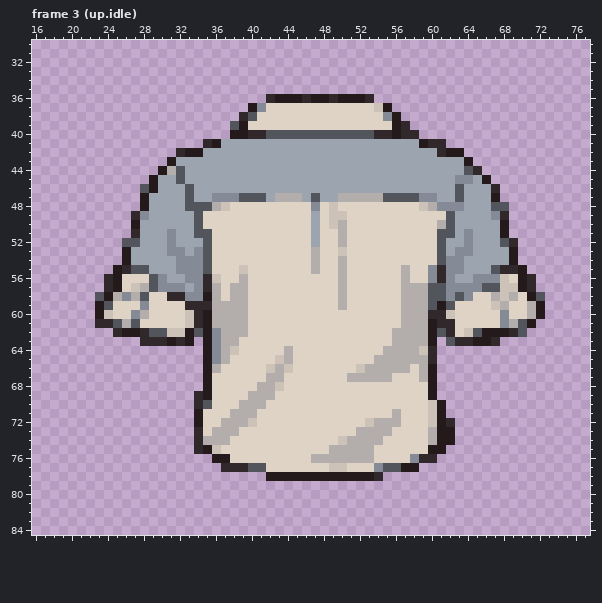
Edited in one commit: pixel-art file (assets/source/characters/player-r01/editable/top.shirt.aseprite). This is how it looked before the edit.
96x144 pixels, 4 frames. Colours within 5 levels of each other are drawn and written as one. Shown: frame 3 (up.idle): x 16..77, y 30..84. The commit also changed other frames, which this record leaves out.
After the commit:
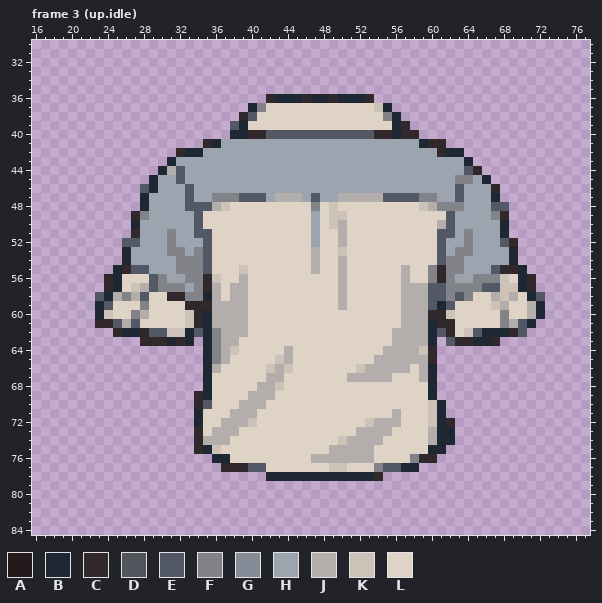
Palette (. is transparent): A #241a1c  B #1e2835  C #30282a  D #53555d  E #525866  F #828389  G #858b96  H #9ca4b0  J #b3adab  K #cdc2b8  L #dfd3c6
Changes in this commit:
--- frame 3 (up.idle)
@@ x 16..77 @@
 35 ..............................................................
-36 ..........................CAAACAACAAAC........................
-37 ........................AGLLLLLLLLLLLLKA......................
-38 .......................CDLLLLLLLLLLLLLLGA.....................
-39 ......................DALLLLLLLLLLLLLLLLAC....................
-40 ......................AACCDDDDDDDDDDDDCCACC...................
-41 ...................CAHHHHHHHHHHHHHHHHHHHHHHACC................
-42 ................CAAHHHHHHHHHHHHHHHHHHHHHHHHHHCAA..............
-43 ...............AHHHHHHHHHHHHHHHHHHHHHHHHHHHHHHHHA.............
-44 ..............AJDHHHHHHHHHHHHHHHHHHHHHHHHHHHHHHHDC............
-45 .............AHHDHHHHHHHHHHHHHHHHHHHHHHHHHHHHHHGGHA...........
-46 ............DAHHHDHHHHHHHHHHHHHHHHHHHHHHHHHHHHHDHHHC..........
-47 ............AHHHHDHHGGGDDDHJJJHDHHJJJJJDDDDGGHHDHHHA..........
-48 ............AHHHHDDDJKLLLLLLLLLGLKLLLLLLLLLKJGGGHHHDD.........
-49 ...........CGHHHHHDLLLLLLLLLLLLHLKKLLLLLLLLLLLDHHHHGC.........
-50 ...........AHHHHHHDLLLLLLLLLLLLHLKJLLLLLLLLLLJDHHHHHA.........
-51 ...........CHHHGHHDDLLLLLLLLLLLHLLJLLLLLLLLLLDDHGHHHA.........
-52 ..........DDHHHGHHHDLLLLLLLLLLLHLLJLLLLLLLLLLDHHGHHHDC........
-53 ..........AHHHHGGHGDLLLLLLLLLLLJLLKLLLLLLLLLLDHGGHHHHA........
-54 ..........AHHHHHGGGDLLLLLLLLLLLJLLJLLLLLLLLLLDGGHHHHHA........
-55 .........ACDDHHHGGGDLLLKLLLLLLLJLLJLLLLLLJLLGCGGHHHDCCA.......
-56 ........CALLLDGHHGGCKLLJLLLLLLLLLLJLLLLLLJLLGCGHHGGGKLAC......
-57 ........CALKJDGGGHGCJLJJLLLLLLLLLLJLLLLLLJJJDDGGGGDDKKAC......
-58 .......DAJGJDLLCCGGAJLJJLLLLLLLLLLJLLLLLLJJJDDGDGLLJKJLAD.....
-59 .......ADLLLGLLLLCCCJJJJLLLLLLLLLLJLLLLLLJJJDADLLLLKJLLJA.....
-60 .......AKLLGJLLLLKCAJJJJLLLLLLLLLLLLLLLLLJJJCCKLLLLLGLLJA.....
-61 .......CCDJDLLLLLKCAJJJJLLLLLLLLLLLLLLLLLJJJACCLLLLLGJDA......
-62 .........CAACDDKKADAGJJJLLLLLLLLLLLLLLLLJJJJADCLKDAAACD.......
-63 ............CCCACA.AGJJLLLLLLLLLLLLLLLLLJJJJA.DCCAAC..........
-64 ...................AGJKLLLLLJLLLLLLLLLLJJJJKC.................
-65 ...................AGJLLLLLKJLLLLLLLLLJJJJJJC.................
-66 ...................AJLLLLLKJKLLLLLLLKJJJJJLJA.................
-67 ...................ALLLLLLJJLLLLLLLJJJJJLLLJA.................
-68 ...................ALLLLLJJKLLLLLLLLLLLLLLLLA.................
-69 ..................CALLLLJJJLLLLLLLLLLLLLLLLLA.................
-70 ..................CDLLLJJJLLLLLLLLLLLLLLLLLLKA................
-71 ..................ALLLJJJLLLLLLLLLLLLLLLJLLLKA................
-72 ..................ALLJJJKLLLLLLLLLLLLKJJJLLLKAC...............
-73 ..................CLJJJLLLLLLLLLLLLLJJJJLLLLJAA...............
-74 ..................CJJJLLLLLLLLLLLLKJJJJLLLLLJAA...............
-75 ..................CAKLLLLLLLLLLLLJJJJJLLLLLLAA................
-76 ....................AALLLLLLLLLJJJJJJJLLLLGCC.................
-77 .....................CCCDDLLLLLLLKKLLLGDDAA...................
-78 ..........................AAAAAAAAAAAAC.......................
+36 ..........................CBBBCBBCBBBC........................
+37 ........................BFLLLLLLLLLLLLKB......................
+38 .......................CELLLLLLLLLLLLLLFB.....................
+39 ......................EBLLLLLLLLLLLLLLLLBC....................
+40 ......................BBCCEEEEEEEEEEEECCBCC...................
+41 ...................CBHHHHHHHHHHHHHHHHHHHHHHBCC................
+42 ................CBBHHHHHHHHHHHHHHHHHHHHHHHHHHCBB..............
+43 ...............BHHHHHHHHHHHHHHHHHHHHHHHHHHHHHHHHB.............
+44 ..............BJEHHHHHHHHHHHHHHHHHHHHHHHHHHHHHHHEC............
+45 .............BHHEHHHHHHHHHHHHHHHHHHHHHHHHHHHHHHFFHB...........
+46 ............EBHHHEHHHHHHHHHHHHHHHHHHHHHHHHHHHHHEHHHC..........
+47 ............BHHHHEHHFFFEEEHJJJHEHHJJJJJEEEEFFHHEHHHB..........
+48 ............BHHHHEEEJKLLLLLLLLLFLKLLLLLLLLLKJFFFHHHEE.........
+49 ...........CFHHHHHELLLLLLLLLLLLHLKKLLLLLLLLLLLEHHHHFC.........
+50 ...........BHHHHHHELLLLLLLLLLLLHLKJLLLLLLLLLLJEHHHHHB.........
+51 ...........CHHHFHHEELLLLLLLLLLLHLLJLLLLLLLLLLEEHFHHHB.........
+52 ..........EEHHHFHHHELLLLLLLLLLLHLLJLLLLLLLLLLEHHFHHHEC........
+53 ..........BHHHHFFHFELLLLLLLLLLLJLLKLLLLLLLLLLEHFFHHHHB........
+54 ..........BHHHHHFFFELLLLLLLLLLLJLLJLLLLLLLLLLEFFHHHHHB........
+55 .........BCEEHHHFFFELLLKLLLLLLLJLLJLLLLLLJLLFCFFHHHECCB.......
+56 ........CBLLLEFHHFFCKLLJLLLLLLLLLLJLLLLLLJLLFCFHHFFFKLBC......
+57 ........CBLKJEFFFHFCJLJJLLLLLLLLLLJLLLLLLJJJEEFFFFEEKKBC......
+58 .......EBJFJELLCCFFBJLJJLLLLLLLLLLJLLLLLLJJJEEFEFLLJKJLBE.....
+59 .......BELLLFLLLLCCCJJJJLLLLLLLLLLJLLLLLLJJJEBELLLLKJLLJB.....
+60 .......BKLLFJLLLLKCBJJJJLLLLLLLLLLLLLLLLLJJJCCKLLLLLFLLJB.....
+61 .......CCEJELLLLLKCBJJJJLLLLLLLLLLLLLLLLLJJJBCCLLLLLFJEB......
+62 .........CBBCEEKKBEBFJJJLLLLLLLLLLLLLLLLJJJJBECLKEBBBCE.......
+63 ............CCCBCB.BFJJLLLLLLLLLLLLLLLLLJJJJB.ECCBBC..........
+64 ...................BFJKLLLLLJLLLLLLLLLLJJJJKC.................
+65 ...................BFJLLLLLKJLLLLLLLLLJJJJJJC.................
+66 ...................BJLLLLLKJKLLLLLLLKJJJJJLJB.................
+67 ...................BLLLLLLJJLLLLLLLJJJJJLLLJB.................
+68 ...................BLLLLLJJKLLLLLLLLLLLLLLLLB.................
+69 ..................CBLLLLJJJLLLLLLLLLLLLLLLLLB.................
+70 ..................CELLLJJJLLLLLLLLLLLLLLLLLLKB................
+71 ..................BLLLJJJLLLLLLLLLLLLLLLJLLLKB................
+72 ..................BLLJJJKLLLLLLLLLLLLKJJJLLLKBC...............
+73 ..................CLJJJLLLLLLLLLLLLLJJJJLLLLJBB...............
+74 ..................CJJJLLLLLLLLLLLLKJJJJLLLLLJBB...............
+75 ..................CBKLLLLLLLLLLLLJJJJJLLLLLLBB................
+76 ....................BBLLLLLLLLLJJJJJJJLLLLFCC.................
+77 .....................CCCEELLLLLLLKKLLLFEEBB...................
+78 ..........................BBBBBBBBBBBBC.......................
 79 ..............................................................
Where, in picture pixels (left, top, right, bottom), the same in both pictures:
changed: (95, 94, 545, 481)
